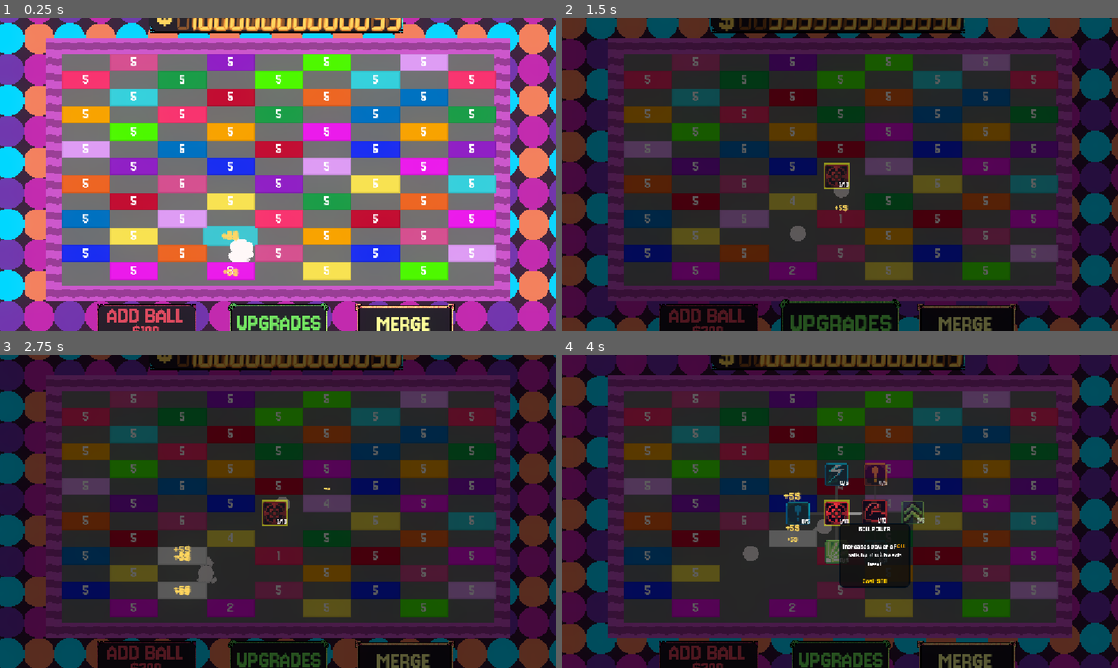
Above: before the commit, frames 1-4 (two rows, left to right).
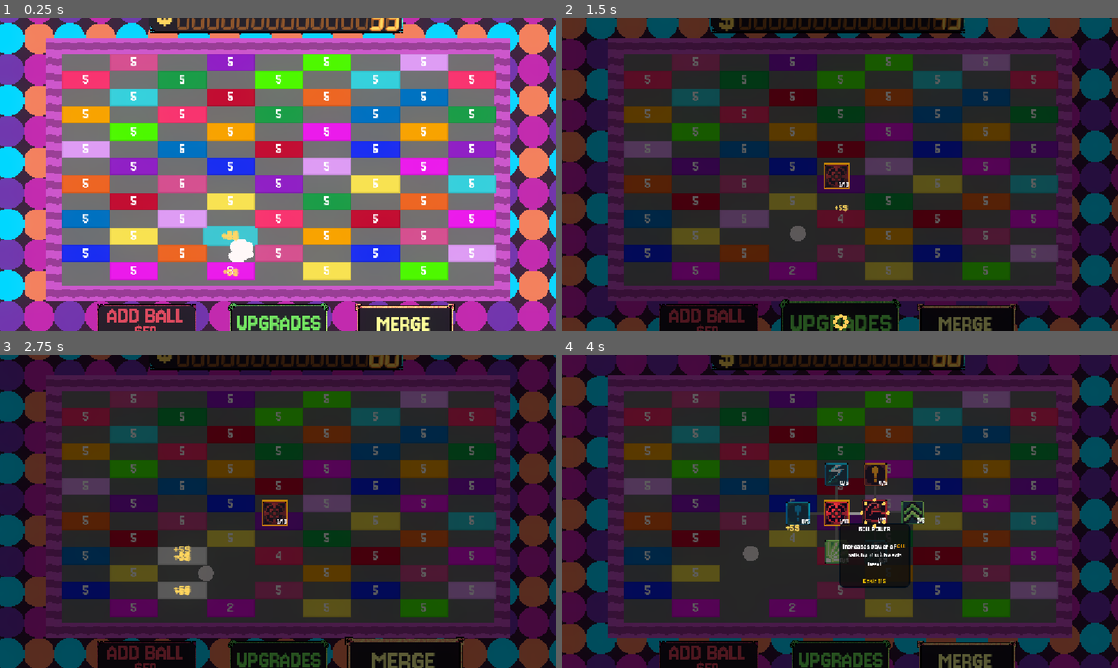
Above: after the commit, the same moments.

Repository: LeviathanGamez/Ouroborb
Game: Godot game, scene res://scenes/Game.tscn
The game is run twice, just before and just after one commit, with the same random seed, the same clock (stepped at 60 frames per second) and the same inputs. Sound files missing from this copy of the repository are replaced by a short silence.
Inputs (mouse positions are in pixels of both pictures, inside the frame that each line leads up to):
- Up to frame 1 (0.25 s): no input
- Up to frame 2 (1.5 s): click "ADD BALL" at 0.5 s; click "UPGRADES" at 1.25 s
- Up to frame 3 (2.75 s): click "MERGE" at 2 s
- Up to frame 4 (4 s): click (834, 514) at 2.75 s; click (873, 511) at 3.5 s

The runs differ from the first frame. In frame 1, 1.1% of the frame differs, in the area x 23-73%, y 0-100%; in frame 2, 1.2%; in frame 3, 2.5%, in the area x 23-84%, y 0-100%; in frame 4, 2.0%.

Commit message:
Added particle animation when clicking
Added particle animation when clicking and also altered skill tree balancing

Diff:
--- a/new-game-project/scenes/Game.tscn
+++ b/new-game-project/scenes/Game.tscn
@@ -1781,6 +1781,7 @@
 metadata/_edit_use_anchors_ = true
 
 [node name="Upgrades Button" type="Button" parent="Buttons/Control2" unique_id=916570799]
+process_mode = 3
 self_modulate = Color(1, 1, 1, 0)
 layout_mode = 0
 offset_left = 482.0
@@ -1931,9 +1932,11 @@
 offset_top = -244.0
 offset_right = 1335.0
 offset_bottom = 775.0
+mouse_filter = 2
 theme_override_styles/panel = SubResource("StyleBoxFlat_45i86")
 
 [node name="SkillTree" parent="UI" unique_id=1918904098 instance=ExtResource("19_45i86")]
+visible = false
 layout_mode = 1
 offset_left = 0.0
 offset_top = 0.0
@@ -1954,6 +1957,8 @@
 [node name="WorldEnvironment" type="WorldEnvironment" parent="." unique_id=760016774]
 environment = SubResource("Environment_2rd6h")
 
+[node name="Particles" type="Node" parent="." unique_id=864063998]
+
 [connection signal="mouse_entered" from="Buttons/Control/Add Ball Button" to="Buttons/Control/Add Ball Button" method="_on_mouse_entered"]
 [connection signal="mouse_exited" from="Buttons/Control/Add Ball Button" to="Buttons/Control/Add Ball Button" method="_on_mouse_exited"]
 [connection signal="pressed" from="Buttons/Control/Add Ball Button" to="Buttons/Control/Add Ball Button" method="_on_pressed"]
--- a/new-game-project/scenes/node_2d.tscn
+++ /dev/null
@@ -1,8 +0,0 @@
-[gd_scene format=3 uid="uid://cr7d3ha2v0mv0"]
-
-[ext_resource type="Texture2D" uid="uid://reswh1gnm66c" path="res://assets/sprites/entities/circle_sprite32.png" id="1_6e84v"]
-
-[node name="Node2D" type="Node2D" unique_id=1604704871]
-
-[node name="CPUParticles2D" type="CPUParticles2D" parent="." unique_id=789319377]
-texture = ExtResource("1_6e84v")
--- /dev/null
+++ b/new-game-project/scenes/particles.gd
@@ -0,0 +1,7 @@
+extends Node2D
+
+
+# Called when the node enters the scene tree for the first time.
+func _ready() -> void:
+	await get_tree().create_timer(1.0).timeout
+	queue_free()
--- a/new-game-project/scenes/particles.tscn
+++ b/new-game-project/scenes/particles.tscn
@@ -1,5 +1,6 @@
 [gd_scene format=3 uid="uid://1pdni3ti07d1"]
 
+[ext_resource type="Script" uid="uid://c8m7iu1w0v2e8" path="res://scenes/particles.gd" id="1_kqrua"]
 [ext_resource type="Texture2D" uid="uid://reswh1gnm66c" path="res://assets/sprites/entities/circle_sprite32.png" id="1_xmlf0"]
 
 [sub_resource type="Curve" id="Curve_kqrua"]
@@ -8,6 +9,7 @@
 point_count = 3
 
 [node name="particles" type="Node2D" unique_id=1832845269]
+script = ExtResource("1_kqrua")
 
 [node name="CPUParticles2D" type="CPUParticles2D" parent="." unique_id=2110060343]
 emitting = false
--- /dev/null
+++ b/new-game-project/scenes/particles_click.tscn
@@ -0,0 +1,28 @@
+[gd_scene format=3 uid="uid://cr7d3ha2v0mv0"]
+
+[ext_resource type="Texture2D" uid="uid://reswh1gnm66c" path="res://assets/sprites/entities/circle_sprite32.png" id="1_6e84v"]
+[ext_resource type="Script" uid="uid://d1j70bu2inw88" path="res://scripts/particles_click.gd" id="1_jkp7j"]
+
+[sub_resource type="Curve" id="Curve_6e84v"]
+_limits = [0.0, 1.2, 0.0, 1.0]
+_data = [Vector2(0.022900753, 0.12321663), 0.0, 0.0, 0, 0, Vector2(0.5394402, 0.34486097), 0.0, 0.0, 0, 0, Vector2(0.8320611, 0.22879374), 0.123554915, 0.123554915, 0, 0, Vector2(1, 0.13422012), -0.39823803, 0.0, 0, 0]
+point_count = 4
+
+[node name="particles_click" type="Node2D" unique_id=1604704871]
+z_index = 100
+script = ExtResource("1_jkp7j")
+
+[node name="CPUParticles2D" type="CPUParticles2D" parent="." unique_id=789319377]
+z_index = 30
+emitting = false
+amount = 1
+texture = ExtResource("1_6e84v")
+lifetime = 0.5
+one_shot = true
+explosiveness = 1.0
+spread = 0.0
+gravity = Vector2(0, 0)
+initial_velocity_min = 60.0
+initial_velocity_max = 60.0
+scale_amount_curve = SubResource("Curve_6e84v")
+color = Color(1, 0.83137256, 0.3529412, 1)
--- /dev/null
+++ b/new-game-project/scenes/particles_collision.gd
@@ -0,0 +1,7 @@
+extends Node2D
+
+
+# Called when the node enters the scene tree for the first time.
+func _ready() -> void:
+	await get_tree().create_timer(1.0).timeout
+	queue_free()
--- a/new-game-project/scenes/particles_collision.tscn
+++ b/new-game-project/scenes/particles_collision.tscn
@@ -1,5 +1,6 @@
 [gd_scene format=3 uid="uid://wf45m56e0wcp"]
 
+[ext_resource type="Script" uid="uid://cxrsm36wd38mj" path="res://scenes/particles_collision.gd" id="1_cef6e"]
 [ext_resource type="Texture2D" uid="uid://reswh1gnm66c" path="res://assets/sprites/entities/circle_sprite32.png" id="1_try7o"]
 
 [sub_resource type="Curve" id="Curve_cef6e"]
@@ -7,12 +8,14 @@
 point_count = 4
 
 [node name="particles_collision" type="Node2D" unique_id=1459307242]
+script = ExtResource("1_cef6e")
 
 [node name="CPUParticles2D" type="CPUParticles2D" parent="." unique_id=1997107781]
 emitting = false
 amount = 9
 texture = ExtResource("1_try7o")
 lifetime = 0.14
+one_shot = true
 explosiveness = 0.87
 randomness = 0.16
 lifetime_randomness = 0.03
--- a/new-game-project/scenes/skill_tree.tscn
+++ b/new-game-project/scenes/skill_tree.tscn
@@ -34,7 +34,7 @@
 offset_right = 596.0
 offset_bottom = 355.0
 mouse_filter = 2
-color = Color(1, 1, 0.078431375, 0.49803922)
+color = Color(1, 0.64705884, 0, 0.72156864)
 
 [node name="UpgradeButton" parent="." unique_id=820099230 instance=ExtResource("1_ty3n3")]
 layout_mode = 0
@@ -44,7 +44,6 @@
 offset_bottom = 352.0
 stats = ExtResource("3_51bdh")
 max_level = 10
-price = 20
 
 [node name="UpgradeButton2" parent="UpgradeButton" unique_id=258193079 instance=ExtResource("1_ty3n3")]
 layout_mode = 0
@@ -55,7 +54,6 @@
 disabled = true
 stats = ExtResource("2_tnam6")
 max_level = 10
-price = 20
 
 [node name="UpgradeButton2" parent="UpgradeButton/UpgradeButton2" unique_id=1750277939 instance=ExtResource("1_ty3n3")]
 layout_mode = 0
@@ -63,7 +61,7 @@
 offset_right = 130.0
 disabled = true
 stats = ExtResource("11_qredw")
-price = 500
+price = 100
 
 [node name="UpgradeButton3" parent="UpgradeButton/UpgradeButton2" unique_id=421192538 instance=ExtResource("1_ty3n3")]
 layout_mode = 0
@@ -119,6 +117,7 @@
 offset_bottom = 128.0
 disabled = true
 stats = ExtResource("10_p21vy")
+price = 200
 
 [node name="UpgradeButton7" parent="UpgradeButton/UpgradeButton2/UpgradeButton4/UpgradeButton7" unique_id=21279844 instance=ExtResource("1_ty3n3")]
 layout_mode = 0
@@ -165,7 +164,7 @@
 pivot_offset = Vector2(24, 24)
 disabled = true
 stats = ExtResource("3_dvtuv")
-price = 30
+price = 20
 
 [node name="UpgradeButton3" parent="UpgradeButton/UpgradeButton3" unique_id=969814063 instance=ExtResource("1_ty3n3")]
 layout_mode = 0
@@ -183,7 +182,7 @@
 offset_bottom = 48.0
 disabled = true
 stats = ExtResource("4_6awrb")
-price = 40
+price = 20
 
 [node name="UpgradeButton4" parent="UpgradeButton/UpgradeButton4" unique_id=452006405 instance=ExtResource("1_ty3n3")]
 layout_mode = 0
@@ -192,7 +191,7 @@
 offset_bottom = 48.0
 disabled = true
 stats = ExtResource("11_qredw")
-price = 300
+price = 100
 
 [node name="UpgradeButton5" parent="UpgradeButton/UpgradeButton4" unique_id=2087285981 instance=ExtResource("1_ty3n3")]
 layout_mode = 0
@@ -256,7 +255,7 @@
 offset_bottom = 128.0
 disabled = true
 stats = ExtResource("10_p21vy")
-price = 40
+price = 20
 
 [node name="UpgradeButton6" parent="UpgradeButton/UpgradeButton6" unique_id=982628745 instance=ExtResource("1_ty3n3")]
 layout_mode = 0
@@ -265,7 +264,7 @@
 offset_bottom = 128.0
 disabled = true
 stats = ExtResource("11_qredw")
-price = 500
+price = 300
 
 [node name="UpgradeButton6" parent="UpgradeButton/UpgradeButton6/UpgradeButton6" unique_id=1562583343 instance=ExtResource("1_ty3n3")]
 layout_mode = 0
@@ -284,7 +283,7 @@
 offset_bottom = 48.0
 disabled = true
 stats = ExtResource("4_6awrb")
-price = 500
+price = 300
 
 [node name="UpgradeButton7" parent="UpgradeButton/UpgradeButton6/UpgradeButton6/UpgradeButton7" unique_id=241794783 instance=ExtResource("1_ty3n3")]
 layout_mode = 0
--- a/new-game-project/scenes/upgrade_button.tscn
+++ b/new-game-project/scenes/upgrade_button.tscn
@@ -1,8 +1,14 @@
 [gd_scene format=3 uid="uid://b4f1y5u1r0teu"]
 
 [ext_resource type="Script" uid="uid://p5cvhhfqky0u" path="res://scripts/skill_button.gd" id="2_0e4al"]
+[ext_resource type="Shader" uid="uid://cag0a2rxoiqxs" path="res://shaders/outline.gdshader" id="2_o77qo"]
 [ext_resource type="FontFile" uid="uid://u66y04ig1tku" path="res://assets/fonts/Jersey10-Regular copy.ttf" id="3_o77qo"]
 [ext_resource type="Texture2D" uid="uid://diwo4t2i2spt5" path="res://assets/sprites/icons/click_power.png" id="4_0e4al"]
+
+[sub_resource type="ShaderMaterial" id="ShaderMaterial_s22sv"]
+shader = ExtResource("2_o77qo")
+shader_parameter/outline_color = Color(0, 0, 0, 1)
+shader_parameter/corner_pixel = false
 
 [sub_resource type="StyleBoxFlat" id="StyleBoxFlat_o77qo"]
 bg_color = Color(0, 0, 0, 0.6509804)
@@ -34,6 +40,7 @@
 script = ExtResource("2_0e4al")
 
 [node name="Sprite2D" type="Sprite2D" parent="." unique_id=1244755294]
+material = SubResource("ShaderMaterial_s22sv")
 position = Vector2(24, 24)
 scale = Vector2(3, 3)
 texture = ExtResource("4_0e4al")
--- a/new-game-project/scripts/add_ball_button.gd
+++ b/new-game-project/scripts/add_ball_button.gd
@@ -5,12 +5,15 @@
 var ball = preload("res://scenes/Ball.tscn")
 @onready var camera = $"../../../Camera2D"
 var button_editor = preload("res://scripts/tweens.gd")
+var particle_click = preload("res://scenes/particles_click.tscn")
+
+
 var tween = create_tween()
 
 func _on_pressed() -> void:
 	if GlobalGameManager.money >= GlobalGameManager.ball_price:
 		GlobalGameManager.add_count(-GlobalGameManager.ball_price)
-		GlobalGameManager.ball_price += 100
+		GlobalGameManager.ball_price += GlobalGameManager.ball_price_increase
 
 		var ball_a = ball.instantiate() # Replace with function body.
 		ball_a.get_node("CharacterBody2D").position = Vector2(550, 350)
@@ -19,6 +22,12 @@
 		balls.add_child(ball_a)
 
 		camera.zoom_in(self)
+		for i in range(0,GlobalGameManager.amount):
+			var particle_a = particle_click.instantiate()
+			particle_a.rotation  =  (i * GlobalGameManager.angle)
+			particle_a.get_node("CPUParticles2D").emitting = true
+			particle_a.global_position = get_global_mouse_position()
+			get_tree().current_scene.get_node("Particles").add_child(particle_a)
 
 
 
--- a/new-game-project/scripts/camera_2d.gd
+++ b/new-game-project/scripts/camera_2d.gd
@@ -19,7 +19,7 @@
 	else:
 		zoom = lerp(zoom,Vector2(1,1),0.15)
 
-func zoom_in(node):
+func zoom_in(_node):
 	#button_editor.reset_tween(self)
 	#tween.set_ease(Tween.EASE_IN_OUT).set_trans(Tween.TRANS_CUBIC)
 	#tween.tween_property(self, "position", pos+Vector2(node.global_position.x-pos.x,node.global_position.y-pos.y).normalized()*2, 0.1)
--- a/new-game-project/scripts/character_body_2d.gd
+++ b/new-game-project/scripts/character_body_2d.gd
@@ -6,7 +6,6 @@
 @onready var sprite = $Sprite2D
 @export var stats: level_stats
 
-@onready var money_text_node = $Money_texts
 var money_text = preload("res://scenes/money.tscn")
 
 var speed
@@ -86,7 +85,7 @@
 			audio_player.pitch_scale= randf_range(0.9,1.25)
 			audio_player.play()
 
-		spawn_particles(collision)
+		#spawn_particles(collision)
 
 
 
@@ -106,8 +105,8 @@
 	crit_value = int(round(value*GlobalGameManager.ball_crit_mult*GlobalGameManager.global_ball_crit_power))
 	power = power * GlobalGameManager.global_ball_mult
 	crit_power = crit_power * GlobalGameManager.global_ball_mult
-	value = value * GlobalGameManager.global_ball_worth
-	crit_value = crit_value * GlobalGameManager.global_ball_worth
+	value = value * GlobalGameManager.global_ball_worth * GlobalGameManager.global_money_mult
+	crit_value = crit_value * GlobalGameManager.global_ball_worth * GlobalGameManager.global_money_mult
 
 	god_mode_check()
 	scale = Vector2(sizes,sizes)
--- a/new-game-project/scripts/copy_tile.gd
+++ b/new-game-project/scripts/copy_tile.gd
@@ -12,8 +12,3 @@
 	tween.tween_property(self, "modulate:a", 0.0, 0.09)
 
 	tween.chain().tween_callback(queue_free)
-
-
-# Called every frame. 'delta' is the elapsed time since the previous frame.
-func _process(delta: float) -> void:
-	pass
--- a/new-game-project/scripts/game_manager.gd
+++ b/new-game-project/scripts/game_manager.gd
@@ -42,6 +42,7 @@
 func set_money_prices():
 	money_label.text = str(GlobalGameManager.money)
 	add_ball_price.text = "$"+ str(GlobalGameManager.ball_price)
+
 func spawn_blocks(current_loop):
 	var random_num = randi_range(0,100)
 	if random_num < 30:
--- a/new-game-project/scripts/global_game_manager.gd
+++ b/new-game-project/scripts/global_game_manager.gd
@@ -4,12 +4,16 @@
 
 
 var god_mode = false
-var infinite_money = true
+var infinite_money = false
 var screenshake = false
 var paused = false
 
 var money = 0
-var ball_price = 100
+var ball_price = 50
+var ball_price_increase = 50
+
+var amount = 8
+var angle = TAU/amount
 
 var player_strength = 1
 var player_value = 5
@@ -48,10 +52,7 @@
 
 
 func add_count(value:int):
-	if money >= 0:
-		money += value * global_money_mult
-	else:
-		money += value
+	money += value
 	money = int(round(money))
 	if label != null:
 		label.activate_tweens()
--- a/new-game-project/scripts/merge_button.gd
+++ b/new-game-project/scripts/merge_button.gd
@@ -15,6 +15,8 @@
 var lvl_4 = preload("res://resources/ball_level/level_4.tres")
 var lvl_5 = preload("res://resources/ball_level/level_5.tres")
 var levels = [lvl_1,lvl_2,lvl_3,lvl_4,lvl_5]
+
+var particle_click = preload("res://scenes/particles_click.tscn")
 
 var do_we_break = false
 var balls
@@ -50,9 +52,20 @@
 				break
 		if do_we_break:
 			break
+	if do_we_break:
+		for i in range(0,GlobalGameManager.amount):
+			var particle_a = particle_click.instantiate()
+			particle_a.rotation  =  (i * GlobalGameManager.angle)
+			particle_a.get_node("CPUParticles2D").emitting = true
+			particle_a.global_position = get_global_mouse_position()
+			get_tree().current_scene.get_node("Particles").add_child(particle_a)
+
 
 	do_we_break = false
 	camera.zoom_in(self)
+
+
+
 
 
 
--- a/new-game-project/scripts/money.gd
+++ b/new-game-project/scripts/money.gd
@@ -10,9 +10,3 @@
 	tween.tween_property(text_label,"scale",Vector2(1.8,1.8),0.2)
 	tween.tween_property(text_label,"scale",Vector2(0,0),0.2).set_delay(0.2)
 	tween.parallel().tween_property(text_label,"position",Vector2(text_label.global_position.x,text_label.global_position.y-40),0.4)
-
-
-
-# Called every frame. 'delta' is the elapsed time since the previous frame.
-func _process(delta: float) -> void:
-	pass
--- /dev/null
+++ b/new-game-project/scripts/particles_click.gd
@@ -0,0 +1,10 @@
+extends Node2D
+
+
+# Called when the node enters the scene tree for the first time.
+func _ready() -> void:
+	await get_tree().create_timer(1.0).timeout
+	queue_free()
+
+
+# Called every frame. 'delta' is the elapsed time since the previous frame.
--- a/new-game-project/scripts/skill_button.gd
+++ b/new-game-project/scripts/skill_button.gd
@@ -9,12 +9,16 @@
 @onready var text_label = $Tooltip/PanelContainer/RichTextLabel
 @onready var line_2d: Line2D = $Line2D
 
+
+
 @export var stats: upgrade_stats
 @export var max_level = 5
 @export var price := 10
 var original_price
 
+var particle_click = preload("res://scenes/particles_click.tscn")
 var button_editor = preload("res://scripts/tweens.gd")
+
 var tween = create_tween()
 var tween_2 = create_tween()
 var tween_3 = create_tween()
@@ -93,8 +97,8 @@
 		for skill in skills:
 			if skill is Skill_Node and level == 1:
 				skill.disabled = false
-				tween_4.parallel().tween_property(skill, "modulate:a", 1.0, 0.9)
-				tween_4.parallel().tween_property(skill.get_node("Line2D"), "modulate:a", 1.0, 0.9)
+				tween_4.parallel().tween_property(skill, "modulate:a", 1.0, 0.5)
+				tween_4.parallel().tween_property(skill.get_node("Line2D"), "modulate:a", 1.0, 0.5)
 
 		GlobalGameManager.print_stats()
 		var colliders = get_tree().get_nodes_in_group("Colliders")
@@ -105,6 +109,12 @@
 			collider.set_up_variables()
 
 
+	for i in range(0,GlobalGameManager.amount):
+		var particle_a = particle_click.instantiate()
+		particle_a.rotation  =  (i * GlobalGameManager.angle)
+		particle_a.get_node("CPUParticles2D").emitting = true
+		particle_a.global_position = get_global_mouse_position()
+		get_tree().current_scene.get_node("Particles").add_child(particle_a)
 
 
 func update_text():
@@ -133,6 +143,7 @@
 		price_increment = [1.5,2,2.5,3,4,5,7.5,8,10]
 	else:
 		price_increment = [1.5,2,3,5,10]
+
 func _on_mouse_entered() -> void:
 	reset_tween()
 	if tween_3:
--- a/new-game-project/scripts/tile.gd
+++ b/new-game-project/scripts/tile.gd
@@ -34,8 +34,8 @@
 	crit_value = tile_value * GlobalGameManager.player_crit_mult * GlobalGameManager.global_click_crit_power
 	power = power * GlobalGameManager.global_click_mult
 	crit_power = crit_power * GlobalGameManager.global_click_mult
-	tile_value = tile_value * GlobalGameManager.global_click_worth
-	crit_value = crit_value * GlobalGameManager.global_click_worth
+	tile_value = int(round(tile_value * GlobalGameManager.global_click_worth * GlobalGameManager.global_money_mult))
+	crit_value = int(round(crit_value * GlobalGameManager.global_click_worth * GlobalGameManager.global_money_mult))
 
 
 func _on_button_pressed() -> void:
--- a/new-game-project/scripts/upgrades_button.gd
+++ b/new-game-project/scripts/upgrades_button.gd
@@ -5,13 +5,11 @@
 @onready var camera = $"../../../Camera2D"
 @onready var UI = $"../../../UI"
 # Called when the node enters the scene tree for the first time.
+var particle_click = preload("res://scenes/particles_click.tscn")
+
 func _ready() -> void:
 	pass # Replace with function body.
 
-
-# Called every frame. 'delta' is the elapsed time since the previous frame.
-func _process(delta: float) -> void:
-	pass
 
 
 func _on_mouse_entered() -> void:
@@ -25,3 +23,9 @@
 func _on_pressed() -> void:
 	camera.zoom_in(self) # Replace with function body.
 	GlobalGameManager.toggle_pause(UI)
+	for i in range(0,GlobalGameManager.amount):
+		var particle_a = particle_click.instantiate()
+		particle_a.rotation  =  (i * GlobalGameManager.angle)
+		particle_a.get_node("CPUParticles2D").emitting = true
+		particle_a.global_position = get_global_mouse_position()
+		get_tree().current_scene.get_node("Particles").add_child(particle_a)
--- /dev/null
+++ b/new-game-project/shaders/outline.gdshader
@@ -0,0 +1,28 @@
+shader_type canvas_item;
+
+uniform vec4 outline_color: source_color = vec4(0,0,0,1);
+uniform bool corner_pixel = false;
+
+void fragment() {
+	vec4 base = texture(TEXTURE,UV);
+	if (base.a > 0.0){
+		COLOR = base;
+	}
+	else{
+		vec2 image_pixel_size = TEXTURE_PIXEL_SIZE;
+		bool valid_size =
+			texture(TEXTURE,UV + vec2(-image_pixel_size.x,0)).a > 0.0 ||
+			texture(TEXTURE,UV + vec2(image_pixel_size.x,0)).a > 0.0 ||
+			texture(TEXTURE,UV + vec2(0,-image_pixel_size.y)).a > 0.0 ||
+			texture(TEXTURE,UV + vec2(0,image_pixel_size.y)).a > 0.0;
+		bool valid_corner =
+			texture(TEXTURE,UV + vec2(-image_pixel_size.x,image_pixel_size.y)).a > 0.0 ||
+			texture(TEXTURE,UV + vec2(image_pixel_size.x,-image_pixel_size.y)).a > 0.0 ||
+			texture(TEXTURE,UV + vec2(-image_pixel_size.x,-image_pixel_size.y)).a > 0.0 ||
+			texture(TEXTURE,UV + vec2(image_pixel_size.x,image_pixel_size.y)).a > 0.0;
+		if (valid_size || (corner_pixel && valid_corner)){
+			COLOR = outline_color;
+		}
+	}
+
+}
Not shown, added: new-game-project/scenes/particles.gd.uid
Not shown, added: new-game-project/scenes/particles_collision.gd.uid
Not shown, added: new-game-project/scripts/particles_click.gd.uid
Not shown, added: new-game-project/shaders/outline.gdshader.uid
